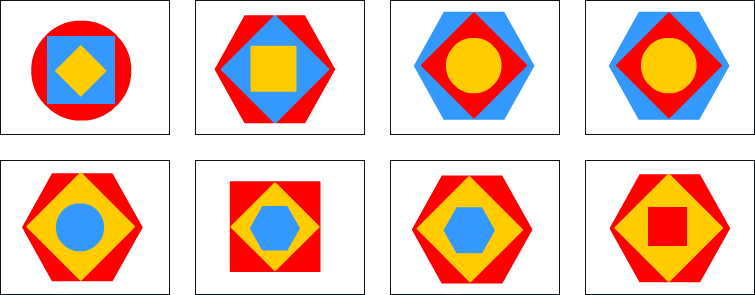
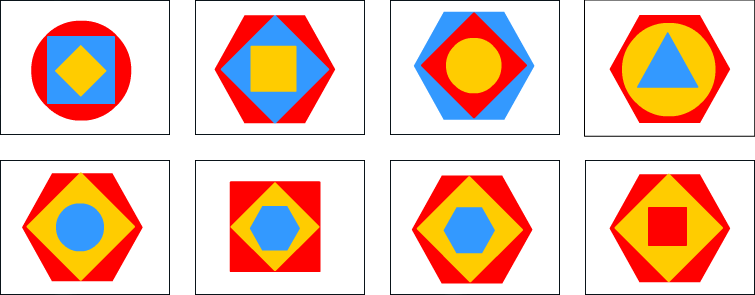
Revision of a layered (755, 295) image; what changed, layer by layer:
added layer "Pasted Layer" above "ex7-palette.png" over [left=584, top=0, right=755, bottom=137]
painted on "ex7-palette.png" over [left=608, top=11, right=731, bottom=123]
